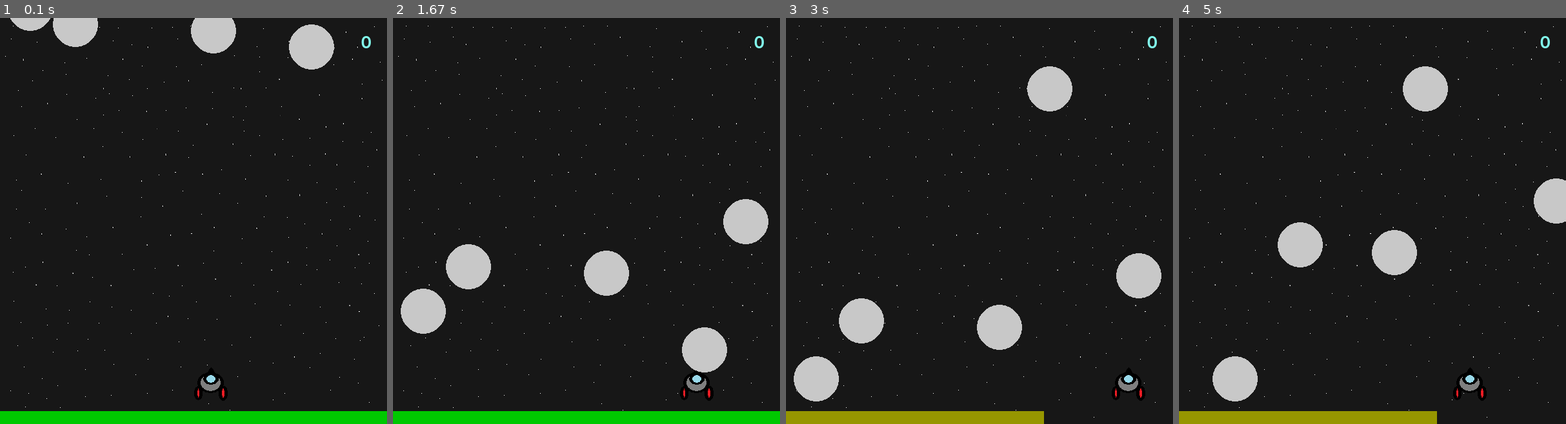
Above: before the commit, frames 1-4 (left to right).
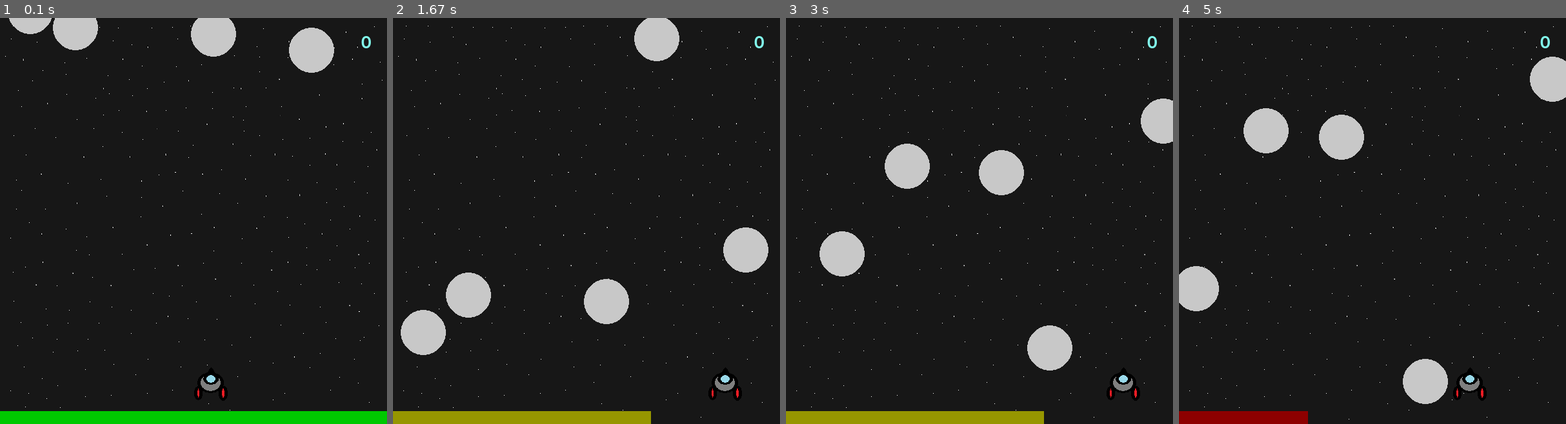
Above: after the commit, the same moments.

Repository: joaops-sousa/Asteroids-Pygame
Game: pygame game, started from Asteroides.py
Same seed, same stepped clock (60 frames per second), same inputs: the game is played once before the commit and once after it.
Inputs:
- Up to frame 1 (0.1 s): no input
- Up to frame 2 (1.67 s): hold Right 0.33-0.8 s; hold Right 0.83-1.3 s; hold Left from 1.33 s (still down)
- Up to frame 3 (3 s): release Left at 1.87 s; hold Left 1.9-2.3 s; hold Right 2.33-2.97 s
- Up to frame 4 (5 s): hold Left 3-3.47 s; hold Right 3.5-3.97 s; hold Right 4-4.47 s; hold Left from 4.5 s (still down)

The runs differ from the first frame. In frame 1, 0.5% of the frame differs, in the area x 2-87%, y 0-14%; in frame 2, 11%; in frame 3, 10%; in frame 4, 12%, in the area x 0-100%, y 9-100%.

Commit message:
Add files via upload

Diff:
--- a/Asteroides.py
+++ b/Asteroides.py
@@ -48,7 +48,7 @@
     pygame.draw.circle(screen,WHITE,[x,y],35,0)
 
     if y_m1 <= 590:
-        y_m1 += 5
+        y_m1 += 6
     else:
         x_m1 = random.randint(1,100)
         y_m1 = 0
@@ -60,7 +60,7 @@
     pygame.draw.circle(screen,WHITE,[x,y],35,0)
 
     if y_m2 <= 590:
-        y_m2 += 4
+        y_m2 += 5
     else:
         x_m2 = random.randint(110,230)
         y_m2 = 0
@@ -72,7 +72,7 @@
     pygame.draw.circle(screen,WHITE,[x,y],35,0)
 
     if y_m3 <= 590:
-        y_m3 += 4
+        y_m3 += 5
     else:
         x_m3 = random.randint(240,360)
         y_m3 = 0
@@ -84,7 +84,7 @@
     pygame.draw.circle(screen,WHITE,[x,y],35,0)
 
     if y_m4 <= 590:
-        y_m4 += 5
+        y_m4 += 6
     else:
         x_m4 = random.randint(370,490)
         y_m4 = 0
@@ -96,7 +96,7 @@
     pygame.draw.circle(screen,WHITE,[x,y],35,0)
 
     if y_m5 <= 590:
-        y_m5 += 4
+        y_m5 += 5
     else:
         x_m5 = random.randint(500,590)
         y_m5 = 0
@@ -193,7 +193,7 @@
             x_m1 = random.randint(1,100)
             y_m1 = -40
             boom.play()
-            pygame.time.delay(1000)
+            pygame.time.delay(200)
 
     if x_m2+18>= x_nave and x_m2-18<= x_nave+55:
         if y_nave - (y_m2+10) <= 1:
@@ -201,7 +201,7 @@
             x_m2 = random.randint(110,230)
             y_m2 = -10
             boom.play()
-            pygame.time.delay(1000)
+            pygame.time.delay(200)
 
     if x_m3+18>= x_nave and x_m3-18<= x_nave+55:
         if y_nave - (y_m3+10) <= 1:
@@ -209,7 +209,7 @@
             x_m3 = random.randint(240,360)
             y_m3 = 0
             boom.play()
-            pygame.time.delay(1000)
+            pygame.time.delay(200)
 
     if x_m4+18>= x_nave and x_m4-18<= x_nave+55:
         if y_nave - (y_m4+10) <= 1:
@@ -217,7 +217,7 @@
             x_m4 = random.randint(370,490)
             y_m4 = 20
             boom.play()
-            pygame.time.delay(1000)
+            pygame.time.delay(200)
 
     if x_m5+18>= x_nave and x_m5-18<= x_nave+55:
         if y_nave - (y_m5+10)<=1:
@@ -225,7 +225,7 @@
             x_m5 = random.randint(500,590)
             y_m5 = -80
             boom.play()
-            pygame.time.delay(1000)
+            pygame.time.delay(200)
 
     #tiro
 
